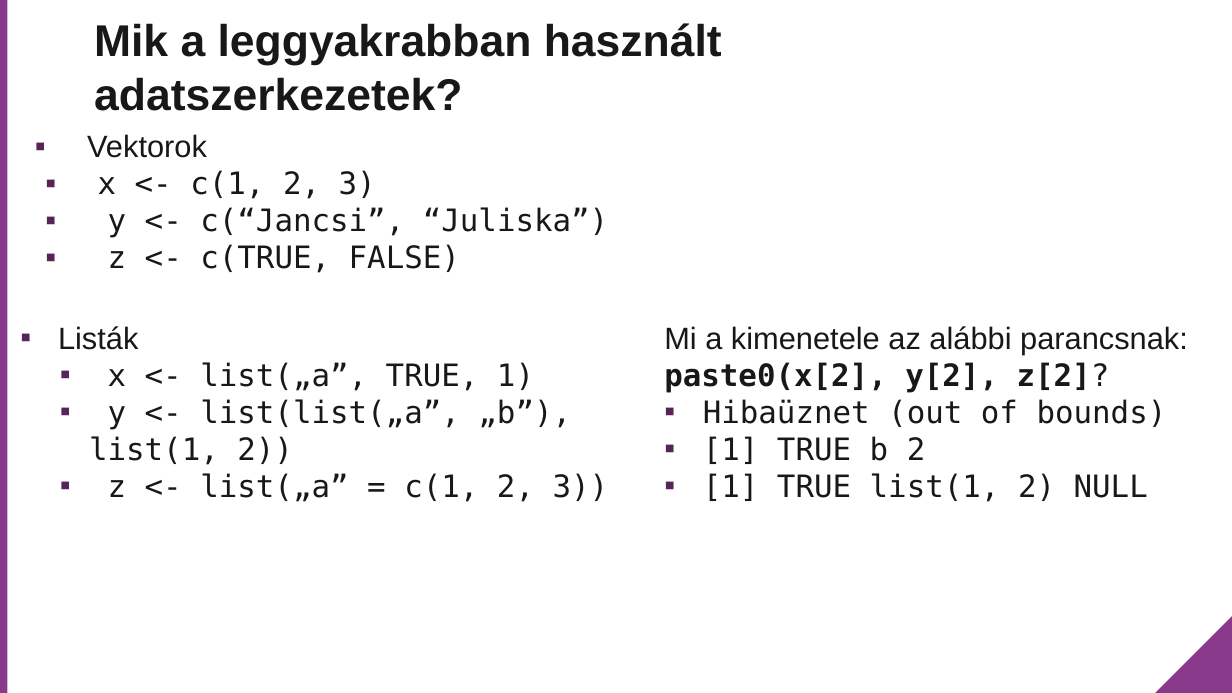
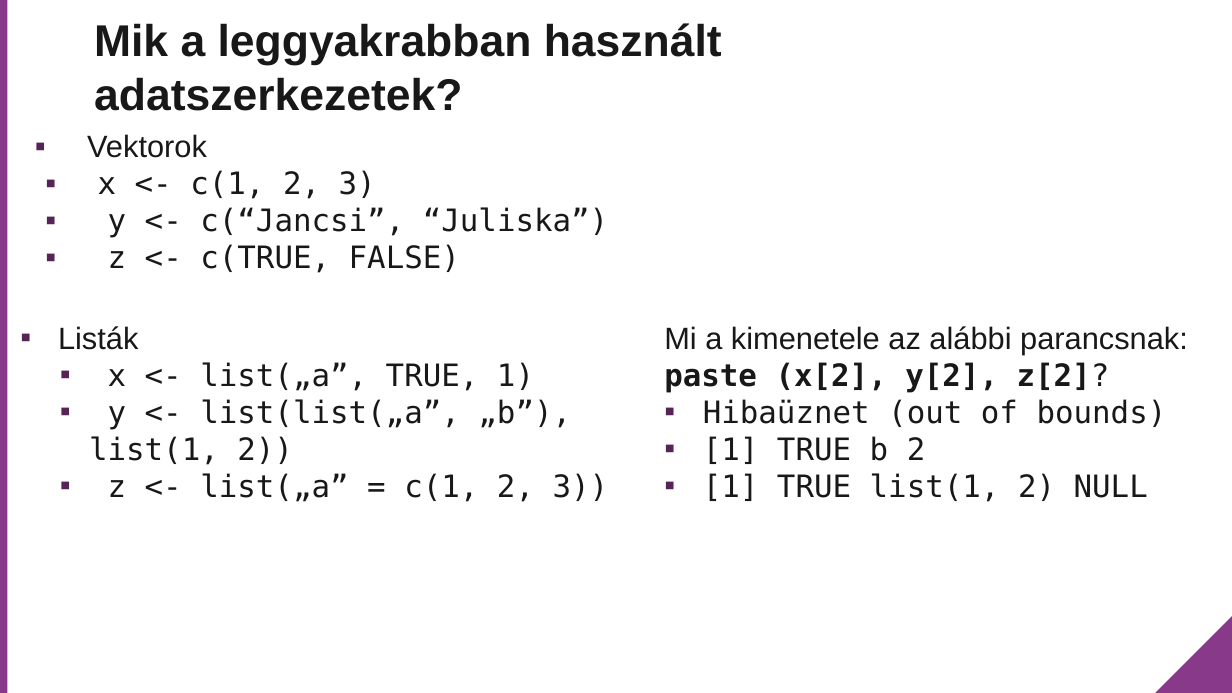
Before and after one commit to rladies/meetup-presentations_budapest, a slide deck: slide 6 of Meetup_2018_03_09/Data structures and loops/ppt/Adatszerkezetek.pptx (slide 4 before the commit). Drawn at 1232x693 pixels with LibreOffice and Linux fonts; fonts in the diff are those of the drawing; background and template pictures are left out. Boxes give left, top, right and bottom in pixels: in the first picture for what was removed or moved away, otherwise in the second. Text is boxed around its words. In the diff, an @@ line names an element or a change of style, - is before the commit and + after.

```diff
--- a/Meetup_2018_03_09/Data structures and loops/ppt/Adatszerkezetek.pptx
+++ b/Meetup_2018_03_09/Data structures and loops/ppt/Adatszerkezetek.pptx
@@ text at (664, 326, 1188, 393): text changed @@
-Mi a kimenetele az alábbi parancsnak:
-paste0(x[2], y[2], z[2]?
+Mi a kimenetele az alábbi parancsnak:
+paste (x[2], y[2], z[2]?
```
Also in this commit, not shown: 3 other slides changed, 4 slides added, 2 other files.
